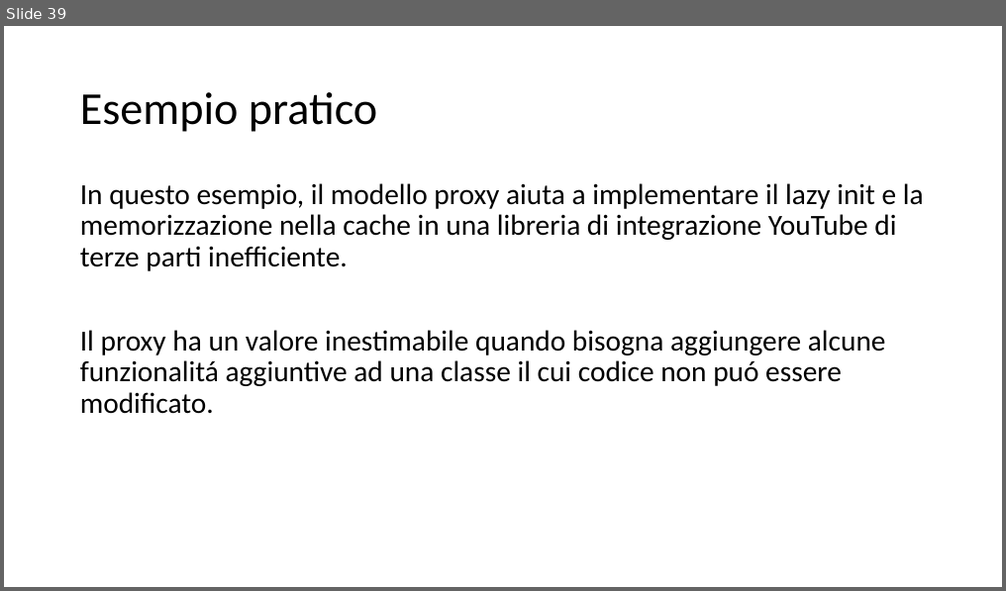
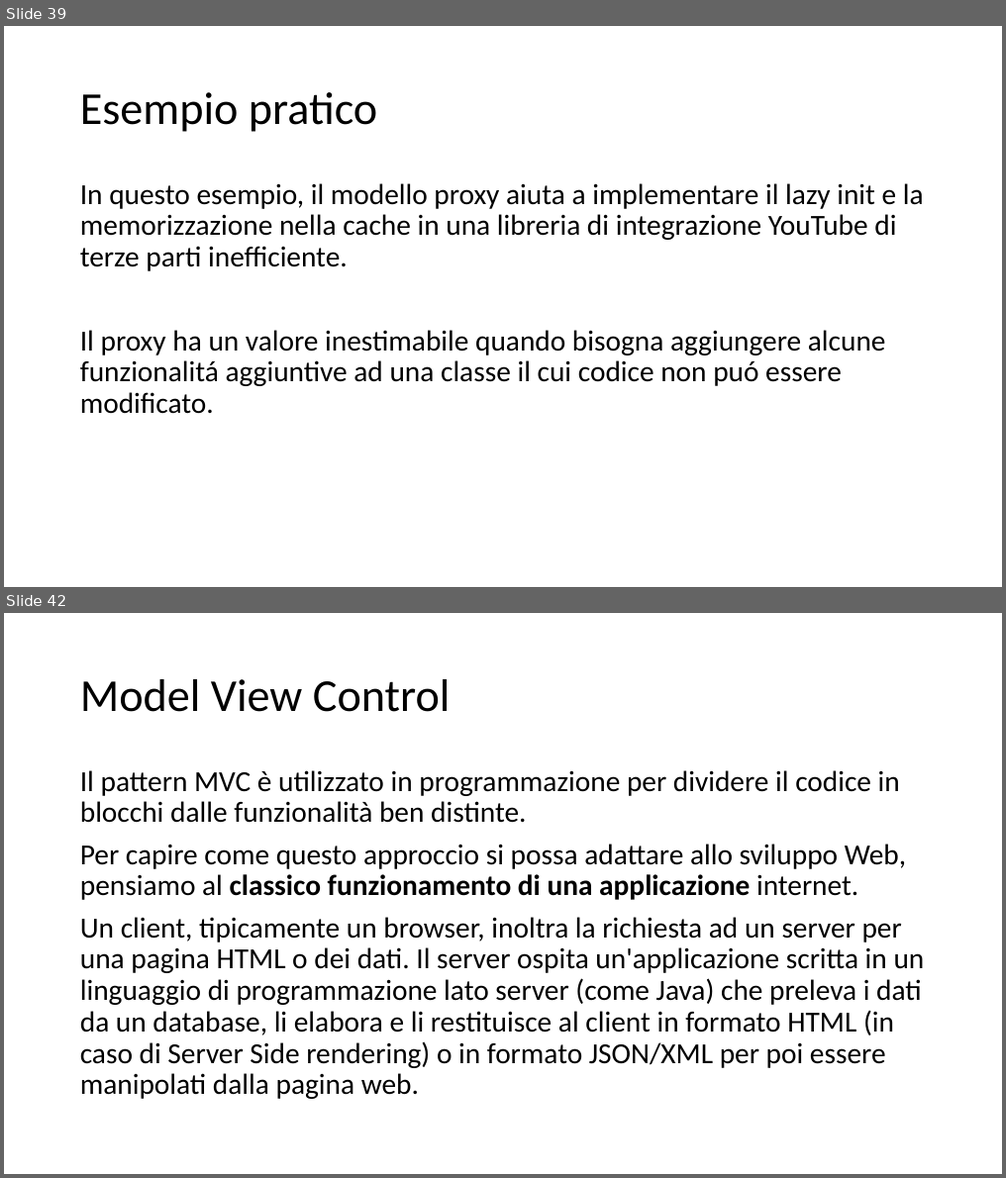
Before and after one commit to cicababba/java_course, a slide deck: Slide/Pattern.pptx. Shown one above the other, each under a label of ours: slide 39 before the commit, slides 39 and 42 after it; the slides between them are not shown. The pictures are 1006x591 and 1006x1178 pixels, drawn with LibreOffice and Linux fonts; fonts in the diff are those of the drawing. Boxes give left, top, right and bottom in pixels: in the first picture for what was removed or moved away, otherwise in the second. Text is boxed around its words. In the diff, an @@ line names an element or a change of style, - is before the commit and + after.

```diff
--- a/Slide/Pattern.pptx
+++ b/Slide/Pattern.pptx
@@ slide 42 added at (4, 613, 1002, 1174), background #FFFFFF @@
@@ title added at (80, 679, 450, 712), 44 pt, text #000000 @@
+Model View Control
@@ text added at (80, 770, 925, 1099), 28 pt, text #000000 @@
+Il pattern MVC è utilizzato in programmazione per dividere il codice in blocchi dalle funzionalità ben distinte.
+Per capire come questo approccio si possa adattare allo sviluppo Web, pensiamo al classico funzionamento di una applicazione internet.
+Un client, tipicamente un browser, inoltra la richiesta ad un server per una pagina HTML o dei dati. Il server ospita un'applicazione scritta in un linguaggio di programmazione lato server (come Java) che preleva i dati da un database, li elabora e li restituisce al client in formato HTML (in caso di Server Side rendering) o in formato JSON/XML per poi essere manipolati dalla pagina web.
```
Also in this commit, not shown: 1 slide changed, 76 other slides added.
